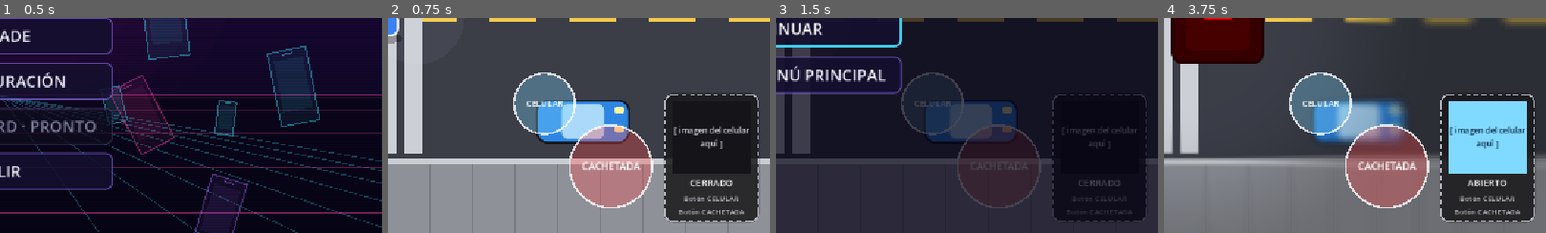
Above: before the commit, frames 1-4 (left to right).
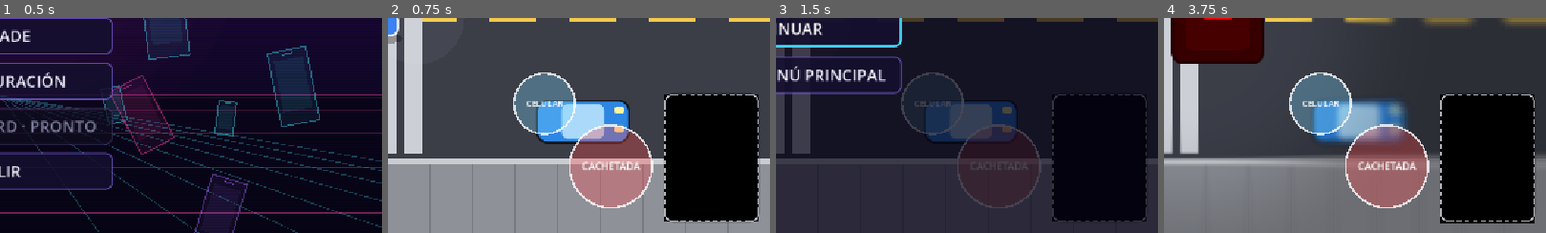
Above: after the commit, the same moments.

Repository: Moon-collab1/Brainrot-Breakout
Game: Godot game, scene res://menu/menu.tscn
The game is run twice, just before and just after one commit, with the same random seed, the same clock (stepped at 60 frames per second) and the same inputs. The engine's default icon, where the game draws it, is replaced by a stand-in: a white triangle on a blue panel in a dark square. Video files are missing from this copy of the repository; at most half a second of black plays in their place.
Inputs (mouse positions are % of the whole screen's width and height, from its top left):
- Up to frame 1 (0.5 s): no input
- Up to frame 2 (0.75 s): click "JUGAR" at 0.5 s
- Up to frame 3 (1.5 s): click "II" at 1.25 s
- Up to frame 4 (3.75 s): click "VOLVER AL MENÚ PRINCIPAL" at 2 s; click "JUGAR" at 2.75 s; tap Enter (ui_accept) at 3.5 s; move the mouse to (72, 45) at 3.52 s; hold Right (ui_right) from 3.53 s (still down); tap X (cachetada) at 3.6 s; click (72, 45) at 3.67 s
The pictures show only the part of the screen within x 50-100%, y 50-100%; the shares and areas given below are measured in that part.

Frame 1 is identical in both runs. In frame 2, 14% of the frame differs, in the area x 72-97%, y 35-95%; in frame 3, 1.0%; in frame 4, 14%, in the area x 72-97%, y 35-96%.

Commit message:
ya celular con videos cortos y un bloqueo de estos i el usuario desea

Diff:
--- a/Brainrot-Breakout/comun/hud/HUD.tscn
+++ b/Brainrot-Breakout/comun/hud/HUD.tscn
@@ -237,55 +237,10 @@
 
 [node name="Pantalla" type="ColorRect" parent="SlotCelular"]
 layout_mode = 0
-offset_left = 12.0
-offset_top = 12.0
-offset_right = 132.0
-offset_bottom = 120.0
-mouse_filter = 2
-color = Color(0.08, 0.08, 0.1, 1)
-
-[node name="TextoImagen" type="Label" parent="SlotCelular/Pantalla"]
-layout_mode = 0
-offset_right = 120.0
-offset_bottom = 108.0
-theme_override_colors/font_color = Color(0.85, 0.85, 0.88, 1)
-theme_override_font_sizes/font_size = 12
-text = "[ imagen del celular aquí ]"
-horizontal_alignment = 1
-vertical_alignment = 1
-autowrap_mode = 3
-
-[node name="Estado" type="Label" parent="SlotCelular"]
-layout_mode = 0
-offset_left = 4.0
-offset_top = 124.0
-offset_right = 140.0
-offset_bottom = 146.0
-theme_override_font_sizes/font_size = 14
-text = "CERRADO"
-horizontal_alignment = 1
-
-[node name="TeclaCelular" type="Label" parent="SlotCelular"]
-layout_mode = 0
-offset_left = 4.0
-offset_top = 150.0
-offset_right = 140.0
-offset_bottom = 168.0
-theme_override_colors/font_color = Color(0.72, 0.72, 0.75, 1)
-theme_override_font_sizes/font_size = 11
-text = "ENTER = usar celular"
-horizontal_alignment = 1
-
-[node name="TeclaGolpe" type="Label" parent="SlotCelular"]
-layout_mode = 0
-offset_left = 4.0
-offset_top = 170.0
-offset_right = 140.0
-offset_bottom = 188.0
-theme_override_colors/font_color = Color(0.72, 0.72, 0.75, 1)
-theme_override_font_sizes/font_size = 11
-text = "X = cachetada"
-horizontal_alignment = 1
+offset_right = 144.0
+offset_bottom = 194.0
+mouse_filter = 2
+color = Color(0, 0, 0, 1)
 
 [node name="Borde" type="Control" parent="SlotCelular"]
 layout_mode = 0
--- a/Brainrot-Breakout/comun/hud/hud.gd
+++ b/Brainrot-Breakout/comun/hud/hud.gd
@@ -12,17 +12,17 @@
 @onready var texto_banner = $Banner/Texto
 @onready var label_jefe = $PanelJefe/LabelJefe
 @onready var pantalla_cel = $SlotCelular/Pantalla
-@onready var estado_cel = $SlotCelular/Estado
-@onready var texto_imagen = $SlotCelular/Pantalla/TextoImagen
 @onready var flash = $Flash
 
 func _ready():
 	# Controles táctiles: solo se activan en celular/tableta (ver controles_tactiles.gd)
 	var tactil = preload("res://comun/controles_tactiles/controles_tactiles.gd").new()
 	add_child(tactil)
-	if tactil.activo:
-		$SlotCelular/TeclaCelular.text = "Botón CELULAR"
-		$SlotCelular/TeclaGolpe.text = "Botón CACHETADA"
+
+	# Pantalla del celular: video aleatorio o imagen de bloqueo (ver pantalla_celular.gd)
+	var cel = preload("res://comun/hud/pantalla_celular.gd").new()
+	cel.jug = jug
+	pantalla_cel.add_child(cel)
 
 func _process(_delta):
 	barra_vida.value = jug.vida
@@ -32,15 +32,6 @@
 	var raiz = get_parent()
 	texto_ola.text = "ZONA " + str(raiz.numero_zona) + " · " + raiz.nombre_zona + " · OLEADA " + str(raiz.n_ola)
 	texto_libres.text = "Liberados: " + str(jug.libres) + "   Récord: " + str(mejor)
-
-	if jug.cel_abierto:
-		pantalla_cel.color = Color(0.5, 0.85, 1.0)
-		texto_imagen.add_theme_color_override("font_color", Color(0.05, 0.15, 0.25))
-		estado_cel.text = "ABIERTO"
-	else:
-		pantalla_cel.color = Color(0.08, 0.08, 0.1)
-		texto_imagen.add_theme_color_override("font_color", Color(0.85, 0.85, 0.88))
-		estado_cel.text = "CERRADO"
 
 # --- Funciones para el jefe (se conectan en las Partes 3 y 4) ---
 
--- /dev/null
+++ b/Brainrot-Breakout/comun/hud/pantalla_celular.gd
@@ -0,0 +1,88 @@
+extends Control
+
+# Pantalla del celular del HUD: video aleatorio (Theora) o imagen de bloqueo.
+# Se crea desde hud.gd y se añade dentro de SlotCelular/Pantalla.
+# Respeta la pausa del juego: no usa PROCESS_MODE_ALWAYS.
+const VIDEOS = [
+	"res://comun/hud/assets/celular_1.ogv",
+	"res://comun/hud/assets/celular_2.ogv",
+	"res://comun/hud/assets/celular_3.ogv",
+]
+const RUTA_BLOQUEO = "res://comun/hud/assets/brainrot_bloqueado.png"
+const VIDEO_TAM = Vector2(288, 512)   # tamaño real de los .ogv (9:16)
+
+var jug   # jugador; lo asigna hud.gd antes de añadir el nodo
+var reproductor
+var imagen_bloqueo
+var ultimo = -1
+var encendido = false   # refleja jug.cel_abierto
+
+func _ready():
+	set_anchors_and_offsets_preset(Control.PRESET_FULL_RECT)
+	clip_contents = true
+	mouse_filter = Control.MOUSE_FILTER_IGNORE
+
+	var fondo = ColorRect.new()
+	fondo.color = Color.BLACK
+	fondo.mouse_filter = Control.MOUSE_FILTER_IGNORE
+	add_child(fondo)
+	fondo.set_anchors_and_offsets_preset(Control.PRESET_FULL_RECT)
+
+	reproductor = VideoStreamPlayer.new()
+	reproductor.expand = true
+	reproductor.volume_db = -80.0
+	reproductor.mouse_filter = Control.MOUSE_FILTER_IGNORE
+	reproductor.finished.connect(reproducir_siguiente)
+	add_child(reproductor)
+
+	imagen_bloqueo = TextureRect.new()
+	imagen_bloqueo.texture = load(RUTA_BLOQUEO)
+	imagen_bloqueo.expand_mode = TextureRect.EXPAND_IGNORE_SIZE
+	imagen_bloqueo.stretch_mode = TextureRect.STRETCH_KEEP_ASPECT_CENTERED
+	imagen_bloqueo.mouse_filter = Control.MOUSE_FILTER_IGNORE
+	add_child(imagen_bloqueo)
+	imagen_bloqueo.set_anchors_and_offsets_preset(Control.PRESET_FULL_RECT)
+
+	resized.connect(ajustar_video)
+	ajustar_video()
+	Ajustes.videos_celular_cambiado.connect(func(_p): actualizar())
+	actualizar()
+
+# Detecta cuándo se prende/apaga el celular (solo corre con el juego sin pausa)
+func _process(_delta):
+	var abierto = jug != null and jug.cel_abierto
+	if abierto != encendido:
+		encendido = abierto
+		actualizar()
+
+# Cubre todo el recuadro sin deformar: escala por el lado mayor y centra; clip_contents recorta
+func ajustar_video():
+	if reproductor == null:
+		return
+	var escala = maxf(size.x / VIDEO_TAM.x, size.y / VIDEO_TAM.y)
+	var tam = VIDEO_TAM * escala
+	reproductor.size = tam
+	reproductor.position = (size - tam) / 2.0
+
+# Apagado: todo en negro. Prendido: imagen de bloqueo o un video al azar (nuevo cada vez que se prende)
+func actualizar():
+	var permitido = Ajustes.videos_celular
+	imagen_bloqueo.visible = encendido and not permitido
+	reproductor.visible = encendido and permitido
+	if encendido and permitido:
+		reproducir_siguiente()
+	else:
+		reproductor.stop()
+		reproductor.stream = null   # no se mantiene cargado mientras está apagado o bloqueado
+
+# Elige un video distinto al anterior y lo reproduce con el mismo reproductor
+func reproducir_siguiente():
+	if not (encendido and Ajustes.videos_celular):
+		return
+	var i = randi() % VIDEOS.size()
+	if VIDEOS.size() > 1:
+		while i == ultimo:
+			i = randi() % VIDEOS.size()
+	ultimo = i
+	reproductor.stream = load(VIDEOS[i])
+	reproductor.play()
--- a/Brainrot-Breakout/comun/sistema/ajustes.gd
+++ b/Brainrot-Breakout/comun/sistema/ajustes.gd
@@ -4,6 +4,8 @@
 # Se guardan en user://ajustes.cfg y se aplican al abrir el juego, en cualquier escena.
 # Los buses "Musica" y "Efectos" se crean aquí; cuando haya sonido, cada AudioStreamPlayer
 # solo debe poner su "bus" en "Musica" o "Efectos".
+signal videos_celular_cambiado(permitido)
+
 const RUTA = "user://ajustes.cfg"
 const BUSES = ["Master", "Musica", "Efectos"]
 # El índice es el "mode" de daltonismo.gdshader
@@ -16,6 +18,7 @@
 
 var volumen = {"Master": 1.0, "Musica": 1.0, "Efectos": 1.0}   # de 0.0 a 1.0
 var daltonismo = 0
+var videos_celular = true   # true = permitido, false = bloqueado
 
 var filtro_rect
 var filtro_mat
@@ -58,6 +61,11 @@
 	aplicar_daltonismo()
 	guardar()
 
+func set_videos_celular(valor):
+	videos_celular = bool(valor)
+	guardar()
+	videos_celular_cambiado.emit(videos_celular)
+
 func aplicar_audio():
 	for bus in BUSES:
 		var idx = AudioServer.get_bus_index(bus)
@@ -77,10 +85,12 @@
 	for bus in BUSES:
 		volumen[bus] = clampf(float(cfg.get_value("audio", bus, 1.0)), 0.0, 1.0)
 	daltonismo = clampi(int(cfg.get_value("accesibilidad", "daltonismo", 0)), 0, NOMBRES_DALTONISMO.size() - 1)
+	videos_celular = bool(cfg.get_value("celular", "videos", true))
 
 func guardar():
 	var cfg = ConfigFile.new()
 	for bus in BUSES:
 		cfg.set_value("audio", bus, volumen[bus])
 	cfg.set_value("accesibilidad", "daltonismo", daltonismo)
+	cfg.set_value("celular", "videos", videos_celular)
 	cfg.save(RUTA)
--- a/Brainrot-Breakout/menu/menu.gd
+++ b/Brainrot-Breakout/menu/menu.gd
@@ -161,6 +161,23 @@
 		r.custom_minimum_size = Vector2(60, 26)
 		muestra.add_child(r)
 	v.add_child(muestra)
+
+	v.add_child(crear_seccion("Celular"))
+	var fila_cel = HBoxContainer.new()
+	fila_cel.add_theme_constant_override("separation", 12)
+	fila_cel.add_child(crear_etiqueta("Videos del celular", 170))
+	var chk = CheckButton.new()
+	chk.button_pressed = Ajustes.videos_celular
+	chk.text = "Permitir" if chk.button_pressed else "Bloqueado"
+	chk.size_flags_horizontal = Control.SIZE_EXPAND_FILL
+	chk.custom_minimum_size = Vector2(0, 44)
+	chk.add_theme_font_size_override("font_size", 20)
+	aplicar_estilo(chk)
+	chk.toggled.connect(func(activo):
+		chk.text = "Permitir" if activo else "Bloqueado"
+		Ajustes.set_videos_celular(activo))
+	fila_cel.add_child(chk)
+	v.add_child(fila_cel)
 
 	var volver = crear_boton("VOLVER", func(): ir_a("principal"), Vector2(250, 50))
 	volver.size_flags_horizontal = Control.SIZE_SHRINK_CENTER
Binary file added: Brainrot-Breakout/comun/hud/assets/brainrot_bloqueado.png
Not shown, removed: Brainrot-Breakout/_entregas/constantes.md
Not shown, removed: Brainrot-Breakout/_entregas/estado_union.md
Not shown, removed: Brainrot-Breakout/_entregas/exportar_y_probar.md
Not shown, removed: Brainrot-Breakout/_entregas/parte0.md
Not shown, removed: Brainrot-Breakout/_entregas/parte1.md
Not shown, removed: Brainrot-Breakout/_entregas/parte2.md
Not shown, removed: Brainrot-Breakout/_entregas/parte3.md
Not shown, removed: Brainrot-Breakout/_entregas/parte4.md
Not shown, removed: Brainrot-Breakout/_entregas/parte4b.md
Not shown, removed: Brainrot-Breakout/_entregas/parte5_tactil.md
Not shown, removed: Brainrot-Breakout/_entregas/parte6_zonas_3_a_6.md
(and 3 more such lines)
